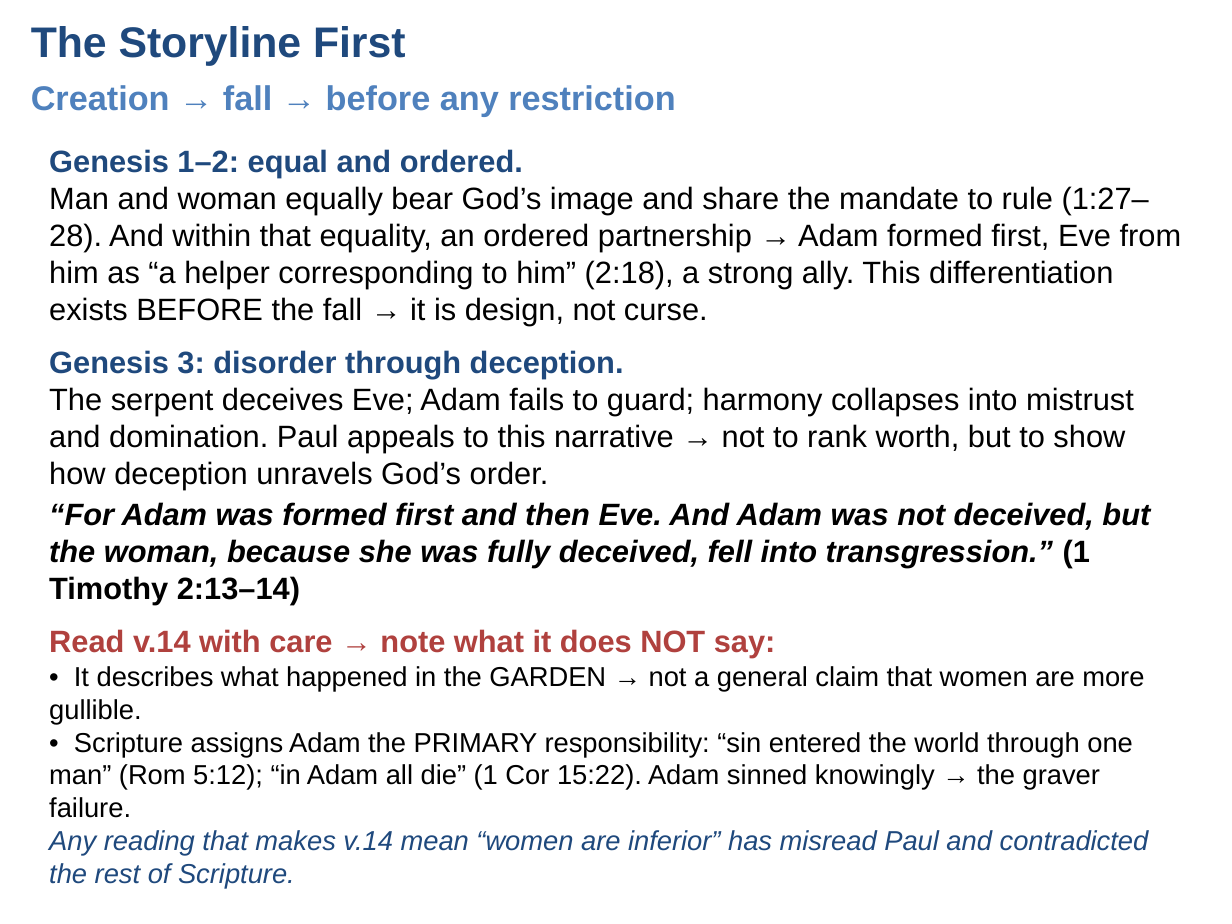
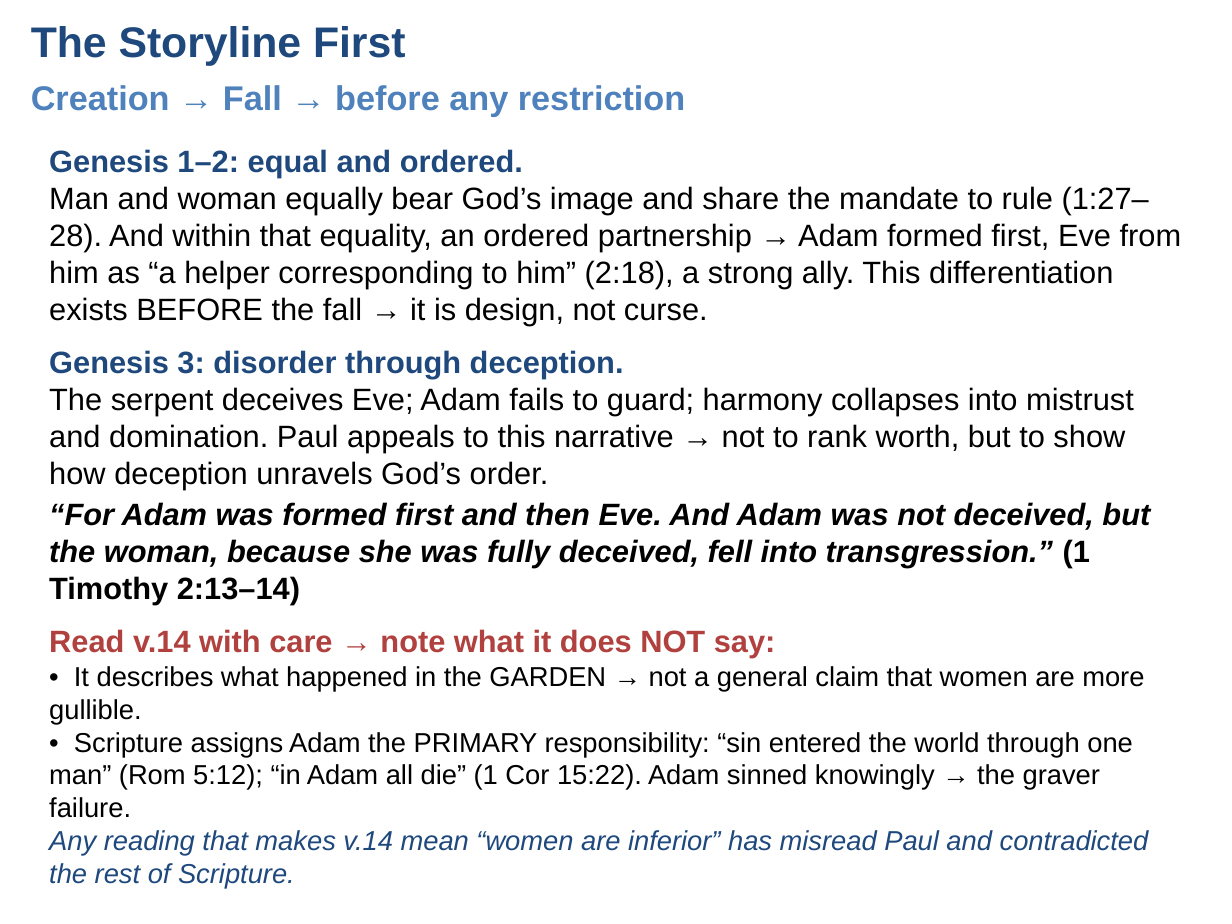
Before and after one commit to UsefulEngines/EvangelismPublic, a slide deck: slide 2 of 2026-Q4/11-GodsCreatedOrder/Week11-GodsCreatedOrder.pptx. Drawn at 1232x924 pixels with LibreOffice and Linux fonts; fonts in the diff are those of the drawing. Boxes give left, top, right and bottom in pixels: in the first picture for what was removed or moved away, otherwise in the second. Text is boxed around its words. In the diff, an @@ line names an element or a change of style, - is before the commit and + after.

```diff
--- a/2026-Q4/11-GodsCreatedOrder/Week11-GodsCreatedOrder.pptx
+++ b/2026-Q4/11-GodsCreatedOrder/Week11-GodsCreatedOrder.pptx
@@ text at (31,85,685,117): text changed @@
-Creation → fall → before any restriction
+Creation → Fall → before any restriction
```
Also in this commit, not shown: 2 other slides changed, 4 other files.
